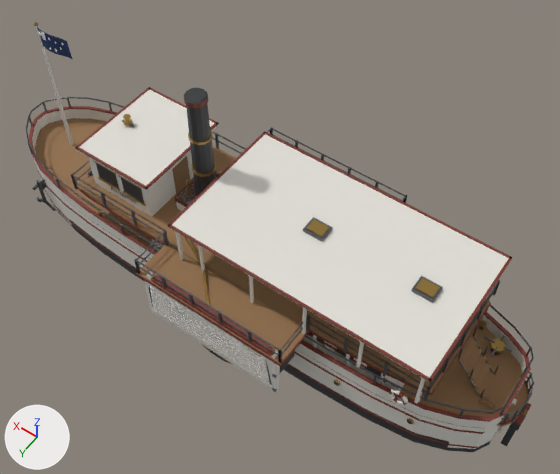
The glTF model dev_mods/core/assets/models/ships/SN_Paddle_Steamer.glb: old version first, new version second.
Rendered twice from a 50 mm camera at (-12.2, 15.1, 27.5) aimed at (-1.3, -0.2, 3.5). The lights are fixed; the arrows at lower left show +X, +Y and +Z. The older version comes first. Where no turn or scale is listed for an object, it has been applied to the vertices. Vertices at exactly the same position are counted once.

Names of what the first picture shows: 'SN_PS_Bulwark', 'SN_PS_Bulwark_Railings', 'SN_PS_Canopy', 'SN_PS_Deck', 'SN_PS_Deck_Details', 'SN_PS_Funnel', 'SN_PS_Hull', 'SN_PS_Paddle_Box_Port', 'SN_PS_Promenade', 'SN_PS_Sponson_Port', 'SN_PS_Upper_Railings', 'SN_PS_Wheelhouse' and 17 more.
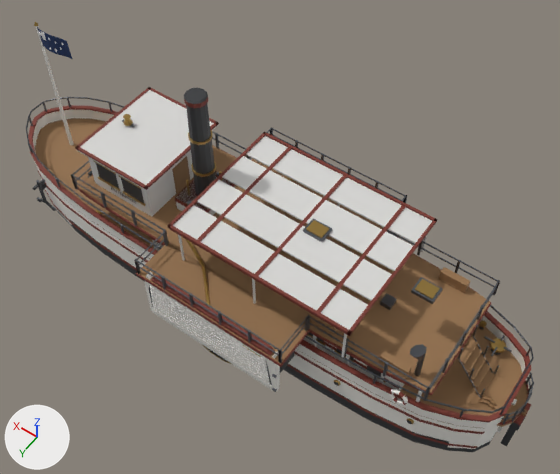
What changed in the scene script:
```text
Add mat_sn_ps_upperwhite:
    mat_sn_ps_upperwhite = principled_material('SN_PS_UpperWhite')
    mat_sn_ps_upperwhite.base_color = (0.68, 0.672, 0.655)  # light grey #d7d6d4
    mat_sn_ps_upperwhite.roughness = 0.68
Change me_sn_ps_canopy:
    used by ob_sn_ps_canopy; location = (0.0, 0.0, 0.0)
    remove me_sn_ps_canopy.from_pydata(...)  # 144 vertices, 228 faces; spans x -9.39..1.49, y -2.99..2.99, z 3.42..5.4
    remove me_sn_ps_canopy.materials.append(mat_sn_white)  # light grey #e2dfd7
    add me_sn_ps_canopy.from_pydata(...)  # 140 vertices, 228 faces; spans x -6.39..1.49, y -2.99..2.99, z 3.42..5.39
    me_sn_ps_canopy part 1: a new loose piece, a box spanning x -6.35..1.45, y -1.425..-0.1, z 5.285..5.355, in mat_sn_ps_upperwhite (light grey #d7d6d4)
    me_sn_ps_canopy part 2: a new loose piece, a box spanning x -6.35..1.45, y 0.1..1.425, z 5.285..5.355, in mat_sn_ps_upperwhite (light grey #d7d6d4)
    me_sn_ps_canopy part 3: a new loose piece, a box spanning x -6.185..-6.115, y 2.805..2.875, z 3.42..5.24, in mat_sn_ps_upperwhite (light grey #d7d6d4)
    me_sn_ps_canopy part 4: a new loose piece, a box spanning x -2.335..-2.265, y 2.805..2.875, z 3.42..5.24, in mat_sn_ps_upperwhite (light grey #d7d6d4)
    me_sn_ps_canopy part 5: a new loose piece, a box spanning x 1.065..1.135, y 2.805..2.875, z 3.42..5.24, in mat_sn_ps_upperwhite (light grey #d7d6d4)
    me_sn_ps_canopy part 6: a new loose piece, a box spanning x -5.12..-4.98, y -2.95..2.95, z 5.3..5.36, in mat_sn_iron_red (dark red #793529)
    me_sn_ps_canopy part 7: a new loose piece, a box spanning x -2.52..-2.38, y -2.95..2.95, z 5.3..5.36, in mat_sn_iron_red (dark red #793529)
    me_sn_ps_canopy part 8: a new loose piece, a box spanning x 0.08..0.22, y -2.95..2.95, z 5.3..5.36, in mat_sn_iron_red (dark red #793529)
    me_sn_ps_canopy part 9: the loose piece of 24 vertices spanning x -9.39..1.49, y -2.99..2.99, z 5.34..5.4 is rebuilt with 24 vertices and now spans x -6.39..1.49, y -2.99..2.99, z 5.26..5.39
    me_sn_ps_canopy part 10: 14 loose pieces with 112 vertices, spanning x -9.15..1.23, y -2.95..2.95, z 3.42..5.24, are deleted
    me_sn_ps_canopy part 11: 6 vertices removed from x -9.35..1.45, y -2.95..2.95, z 5.24..5.38; 26 vertices added at x -6.35..1.45, y -2.95..2.95, z 5.15..5.31
    other edits to the shape of me_sn_ps_canopy do not show in these pictures
    add me_sn_ps_canopy.materials.append(mat_sn_ps_upperwhite)  # light grey #d7d6d4
```

Location of each change, [x1, y1, x2, y2] in pixels of the pictures (560 x 474 px):
'SN_PS_Canopy', reshaped (22% narrower, 17% shorter)
    before: [167, 131, 513, 403]
    after: [167, 132, 437, 358]
part 1 of me_sn_ps_canopy, added
    after: [222, 156, 413, 271]
part 2 of me_sn_ps_canopy, added
    after: [197, 180, 392, 301]
part 3 of me_sn_ps_canopy, added
    after: [341, 333, 347, 358]
part 4 of me_sn_ps_canopy, added
    after: [252, 279, 256, 304]
part 5 of me_sn_ps_canopy, added
    after: [178, 235, 185, 261]
part 6 of me_sn_ps_canopy, added
    after: [317, 205, 406, 313]
part 7 of me_sn_ps_canopy, added
    after: [255, 175, 347, 276]
part 8 of me_sn_ps_canopy, added
    after: [197, 147, 291, 242]
part 9 of me_sn_ps_canopy, rebuilt (22% narrower, 19% shorter)
    before: [167, 131, 513, 383]
    after: [167, 132, 437, 336]
part 10 of me_sn_ps_canopy, deleted
    before: [175, 231, 425, 403]
part 11 of me_sn_ps_canopy, cut back
    before: [169, 134, 509, 382]
    after: [170, 136, 432, 336]
'SN_PS_Promenade', unchanged, uncovered by the edit
    both: [78, 145, 491, 402]
